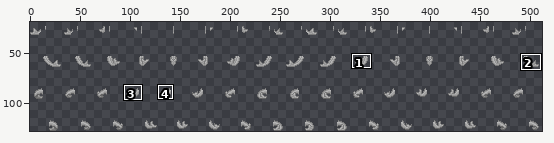
Sprite sheet: Resources/Textures/Mobs/Customization/reptilian_parts.rsi/tail_aquatic_wagging.png. Above, an overview of the earlier version with the close-up marked.
Close-up. Before the edit:
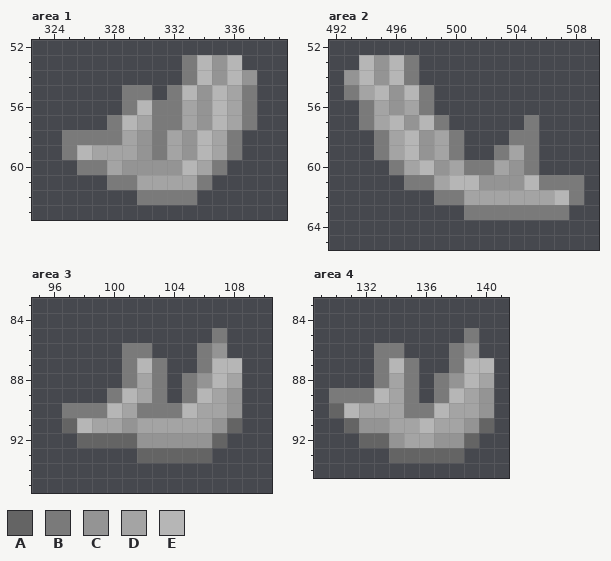
The file is 512x128 pixels. Colours within 5 levels of each other are drawn and written as one. Shown: area 1: x 323..339, y 52..63; area 2: x 492..509, y 52..65; area 3: x 95..110, y 83..95; area 4: x 129..141, y 83..94. The wide view leaves out empty margins. The commit also changed other parts of the picture, which this record leaves out.
Palette (. is transparent): A #646464  B #7a7a7a  C #949494  D #a4a4a4  E #b6b6b6
New version:
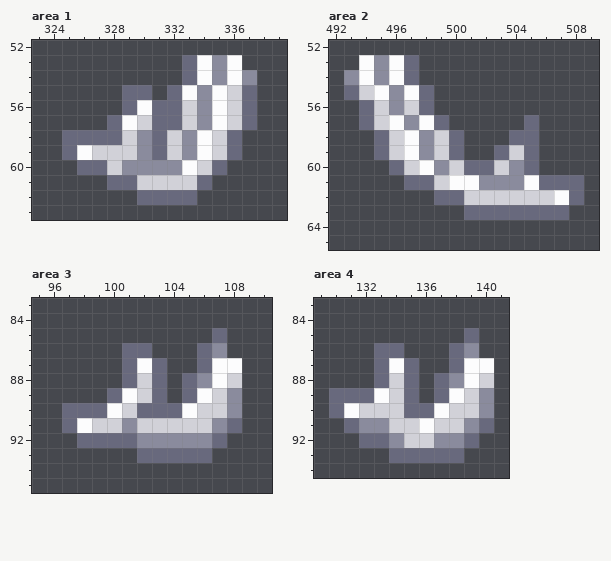
Difference:
Colour B changes from #7a7a7a to #68697d.
Colour C changes from #949494 to #8a8b9d.
Colour D changes from #a4a4a4 to #d1d1d8.
Colour E changes from #b6b6b6 to #fcfcfd.
Area 3:
The author changed colour A to colour B in row 91 at x 97 and 108; in row 92 at x 98 to 101 and 107; in row 93 at x 102 to 106.
Area 4:
The author changed colour A to colour B in row 90 at x 130; in row 91 at x 131 and 140; in row 92 at x 132 to 133 and 139; in row 93 at x 134 to 138.
Changed places in both close-ups, as pixel boxes (x1, y1, x2, y2):
changed: (62, 55, 257, 205)
changed: (344, 55, 584, 220)
changed: (62, 328, 242, 463)
changed: (329, 328, 494, 463)
